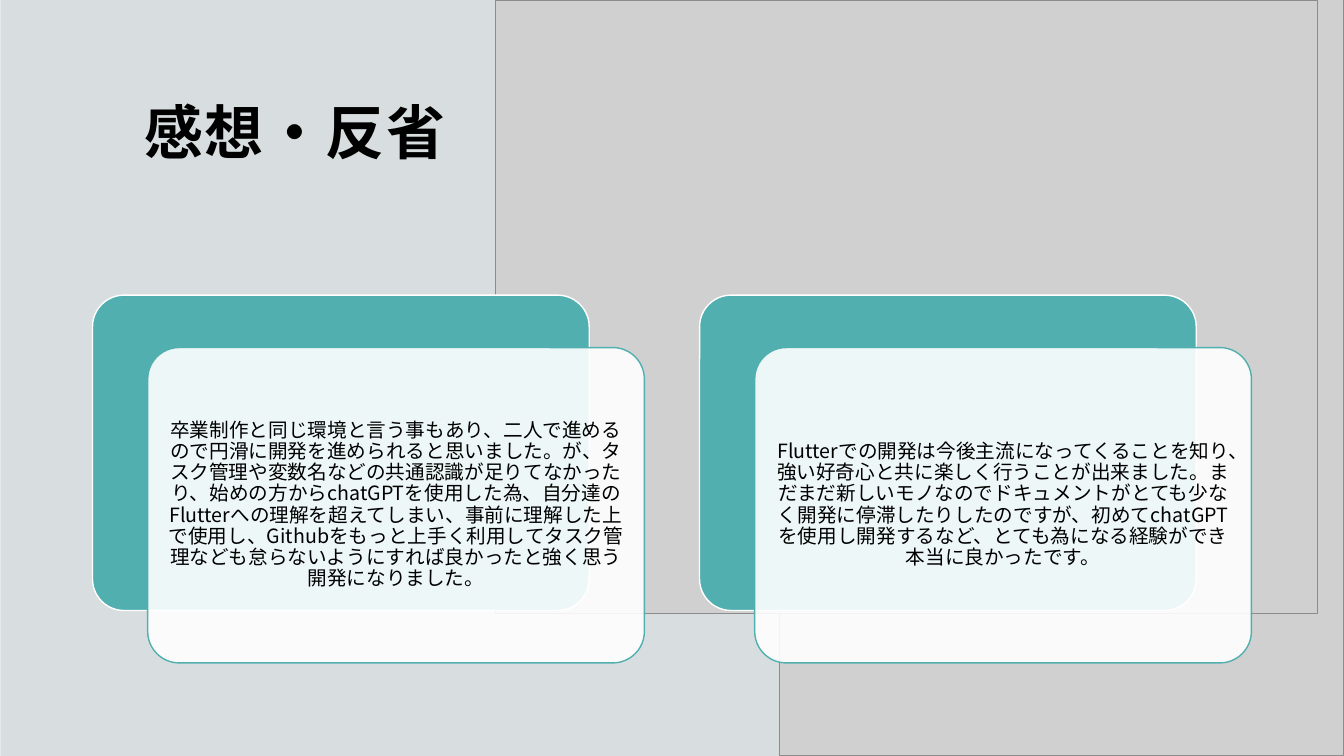
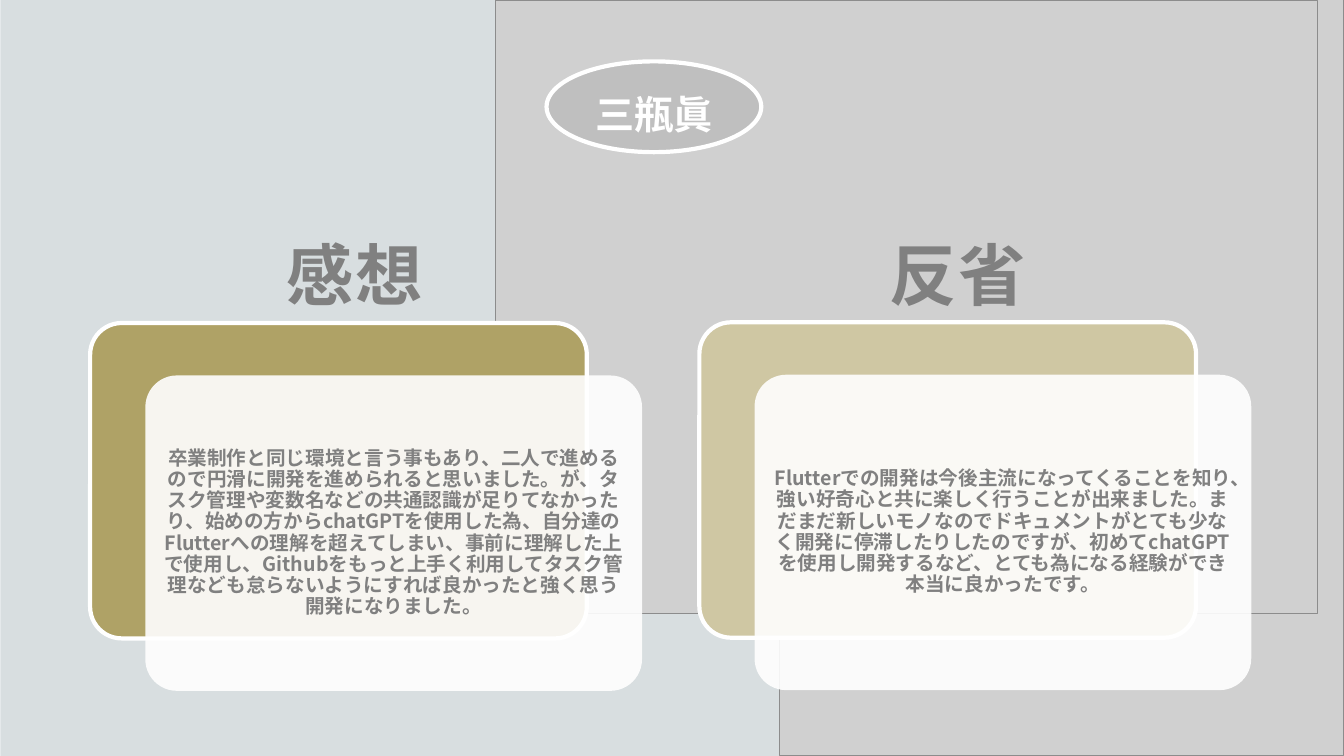
Before and after one commit to mksu000/foodloss2024, a slide deck: slide 8 of 造酒翔・三瓶眞.pptx (slide 9 before the commit). Drawn at 1344x756 pixels with LibreOffice and Linux fonts; fonts in the diff are those of the drawing; grey boxes stand for pictures; background and template pictures are left out. Boxes give left, top, right and bottom in pixels: in the first picture for what was removed or moved away, otherwise in the second. Text is boxed around its words. In the diff, an @@ line names an element or a change of style, - is before the commit and + after.

```diff
--- a/造酒翔・三瓶眞.pptx
+++ b/造酒翔・三瓶眞.pptx
@@ ellipse added at [546,62,761,152], fill #BFBFBF, outline #FFFFFF 3 pt @@
@@ text added at [595,96,712,132], 28 pt, text #FFFFFF, bold @@
+三瓶眞
@@ title at [286,242,422,305]: text changed; size 42 to 48 pt; text colour #000000 to #808080 @@
-感想・反省
+感想
@@ text added at [889,243,1025,306], 48 pt, text #808080, bold @@
+反省
@@ rounded rectangle: place and size @@
-rounded rectangle at [93,295,590,611]
+rounded rectangle at [90,323,587,638]
@@ rounded rectangle at [90,323,587,638]: fill #52AFAF to #AFA266; outline #FFFFFF 1 pt to #FFFFFF 3 pt @@
@@ rounded rectangle: place and size @@
-rounded rectangle at [700,295,1197,611]
+rounded rectangle at [700,323,1197,638]
@@ rounded rectangle at [700,323,1197,638]: fill #52AFAF to #CFC7A3; outline #FFFFFF 1 pt to #FFFFFF 3 pt @@
@@ rounded rectangle at [145,375,642,691]: outline #52AFAF 1 pt to none @@
@@ rounded rectangle: place and size @@
-rounded rectangle at [148,348,645,663]
+rounded rectangle at [145,375,642,691]
@@ text "卒業制作と同じ環境と言う事もあり、二人で進めるので円滑に開発を進められると思いました。が、タスク管理や変数名などの共通認 ..." at [164,448,623,615]: text colour #000000 to #808080, bold on @@
@@ text "卒業制作と同じ環境と言う事もあり、二人で進めるので円滑に開発を進められると思いました。が、タスク管理や変数名などの共通認 ...": place and size @@
-text "卒業制作と同じ環境と言う事もあり、二人で進めるので円滑に開発を進められると思いました。が、タスク管理や変数名などの共通認 ..." at [169,420,624,587]
+text "卒業制作と同じ環境と言う事もあり、二人で進めるので円滑に開発を進められると思いました。が、タスク管理や変数名などの共通認 ..." at [164,448,623,615]
@@ rounded rectangle: place and size @@
-rounded rectangle at [755,348,1252,663]
+rounded rectangle at [755,375,1252,691]
@@ rounded rectangle at [755,375,1252,691]: outline #52AFAF 1 pt to none @@
@@ text "Flutterでの開発は今後主流になってくることを知り、強い好奇心と共に楽しく行うことが出来ました。まだまだ新しいモノな ...": place and size @@
-text "Flutterでの開発は今後主流になってくることを知り、強い好奇心と共に楽しく行うことが出来ました。まだまだ新しいモノな ..." at [777,441,1248,566]
+text "Flutterでの開発は今後主流になってくることを知り、強い好奇心と共に楽しく行うことが出来ました。まだまだ新しいモノな ..." at [775,468,1251,593]
@@ text "Flutterでの開発は今後主流になってくることを知り、強い好奇心と共に楽しく行うことが出来ました。まだまだ新しいモノな ..." at [775,468,1251,593]: text colour #000000 to #808080, bold on @@
```
Also in this commit, not shown: 6 other slides changed, 1 slide removed.
